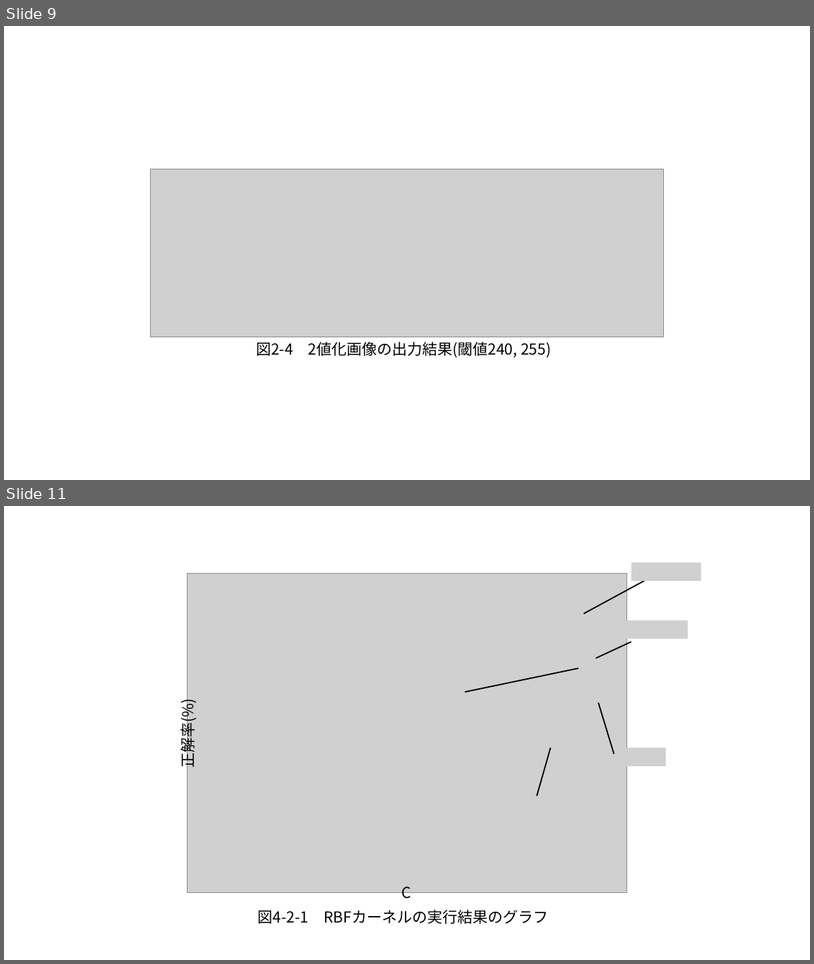
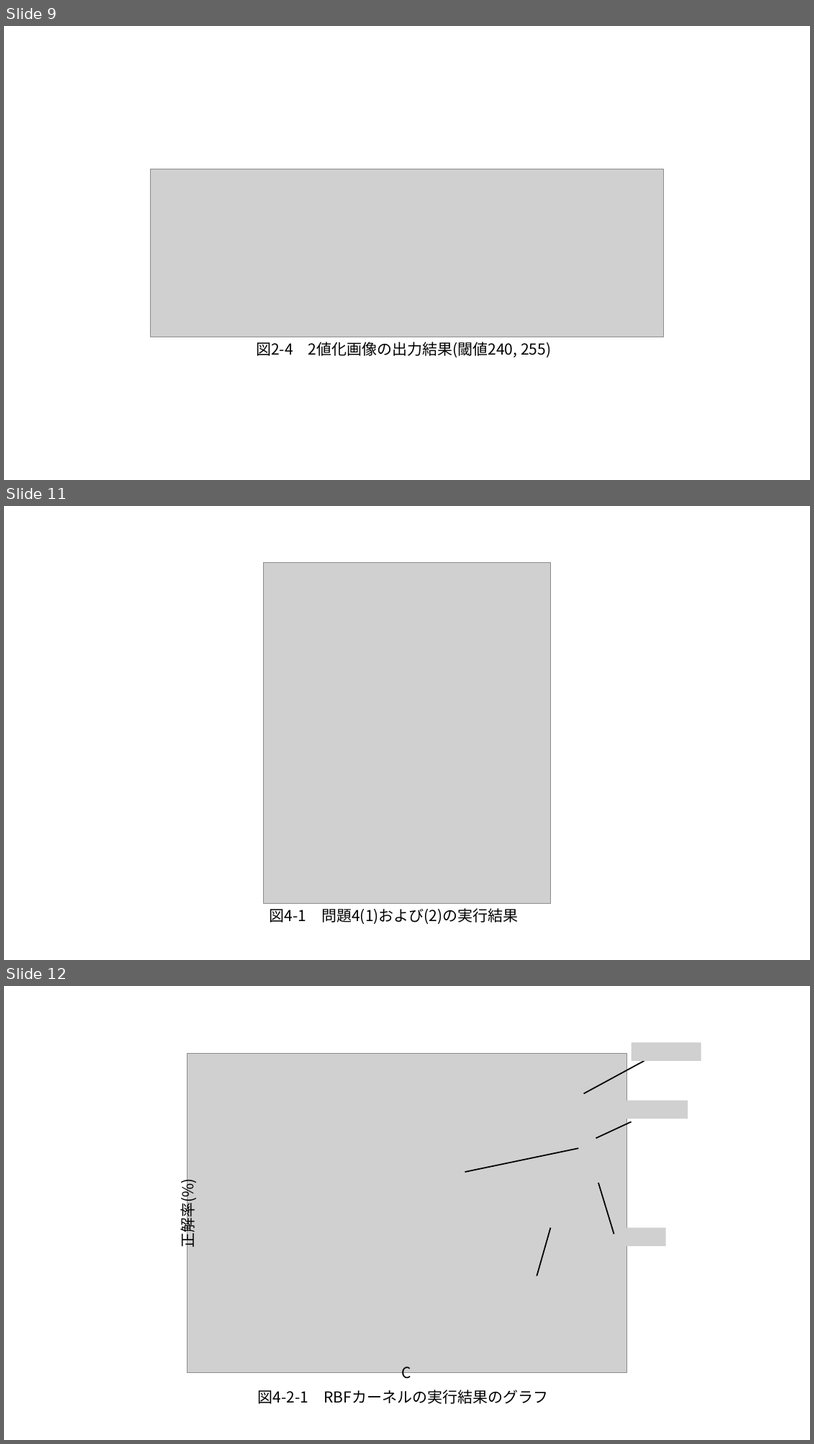
Before and after one commit to Ebichan610/univ_prog_experiment_project, a slide deck: latex/lec5/report_2412747_5.pptx. Shown one above the other, each under a label of ours: slides 9 and 11 before the commit, slides 9, 11 and 12 after it; the slides between them are not shown. The pictures are 814x964 and 814x1444 pixels, drawn with LibreOffice and Linux fonts; fonts in the diff are those of the drawing; grey boxes stand for pictures. Boxes give left, top, right and bottom in pixels: in the first picture for what was removed or moved away, otherwise in the second. Text is boxed around its words. In the diff, an @@ line names an element or a change of style, - is before the commit and + after.

```diff
--- a/latex/lec5/report_2412747_5.pptx
+++ b/latex/lec5/report_2412747_5.pptx
@@ slide 11 added at [4,506,810,960], background #FFFFFF @@
@@ picture added at [263,562,551,903] @@
@@ text added at [270,908,518,924], 18 pt, text #000000 @@
+図4-1 問題4(1)および(2)の実行結果
@@ what was slide 11 is now slide 12 @@
```
Also in this commit, not shown: 2 other slides added, 1 slide removed, 2 other files.
